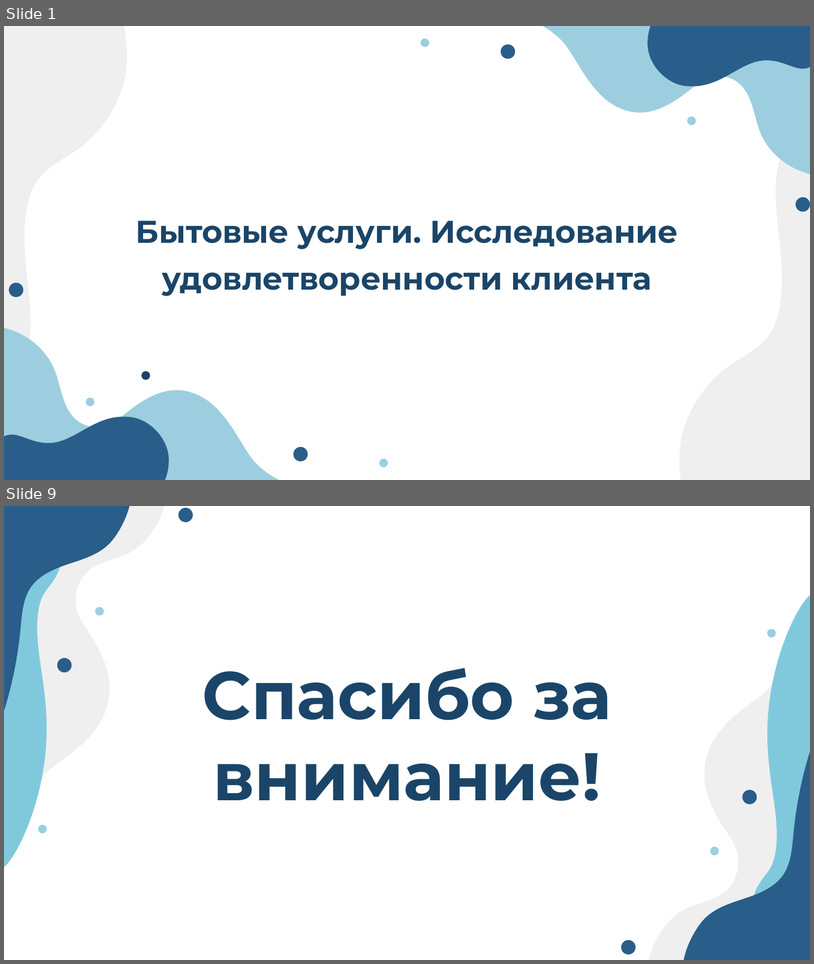
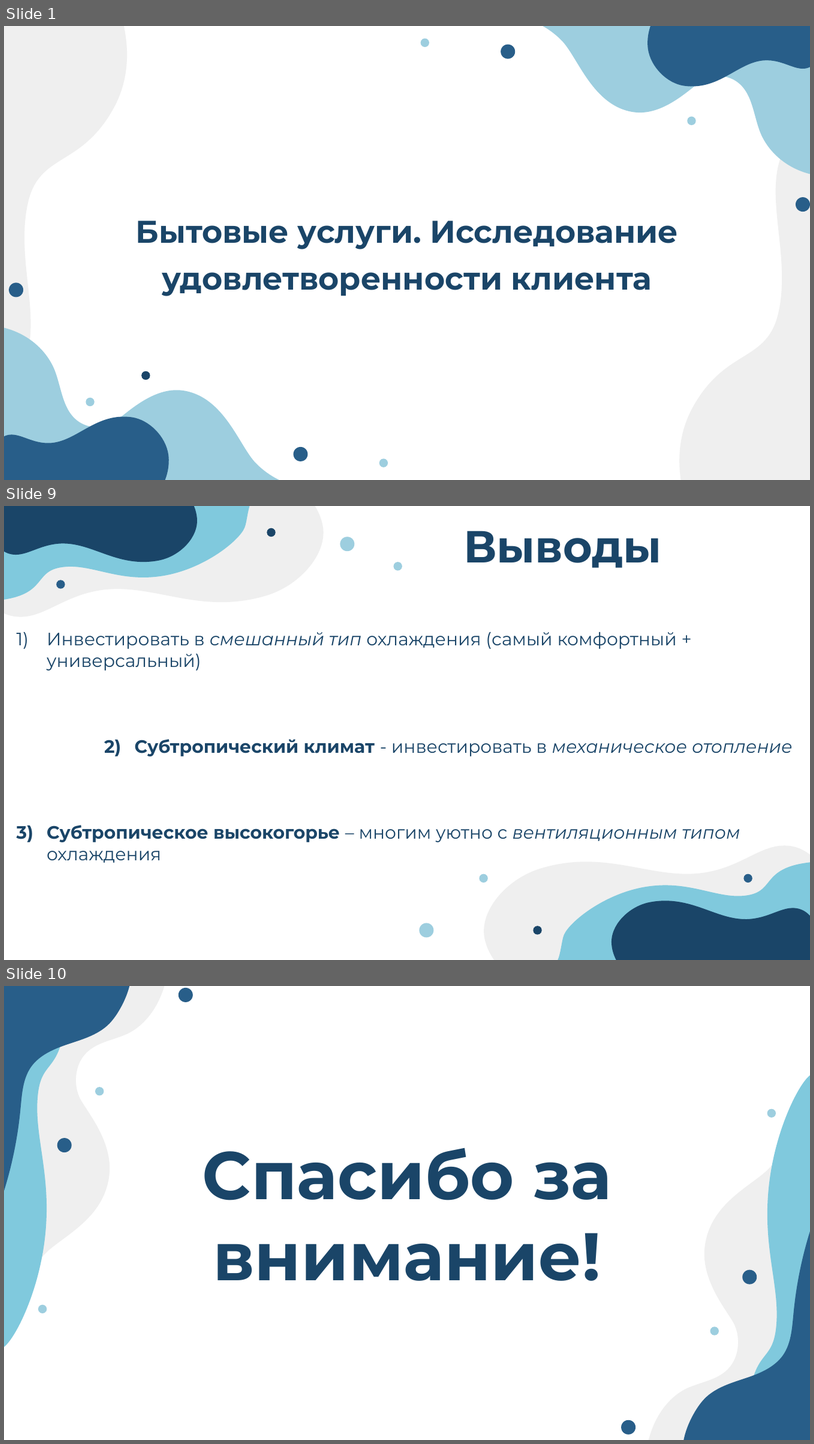
Before and after one commit to olegg366/SCHAD_household_services_09, a slide deck: Презентация.pptx. Shown one above the other, each under a label of ours: slides 1 and 9 before the commit, slides 1, 9 and 10 after it; the slides between them are not shown. The pictures are 814x964 and 814x1444 pixels, drawn with LibreOffice and Linux fonts; fonts in the diff are those of the drawing. Boxes give left, top, right and bottom in pixels: in the first picture for what was removed or moved away, otherwise in the second. Text is boxed around its words. In the diff, an @@ line names an element or a change of style, - is before the commit and + after.

```diff
--- a/Презентация.pptx
+++ b/Презентация.pptx
@@ slide 9 added at (4,506,810,960), background #FFFFFF @@
@@ freeform shape added at (4,506,332,634), fill #EFEFEF @@
@@ freeform shape added at (4,506,252,601), fill #80C9DD @@
@@ freeform shape added at (4,506,198,562), fill #1A4568 @@
@@ ellipse added at (267,528,276,537), fill #1A4568 @@
@@ ellipse added at (340,537,355,551), fill #9DCEDF @@
@@ text added at (464,531,662,568), 40 pt, text #1A4568, bold @@
+Выводы
@@ ellipse added at (393,562,402,571), fill #9DCEDF @@
@@ ellipse added at (56,580,65,589), fill #285E89 @@
@@ text added at (47,632,793,862), 16 pt, text #1A4568 @@
+1) Инвестировать в смешанный тип охлаждения (самый комфортный + универсальный)
+2) Субтропический климат - инвестировать в механическое отопление
+3) Субтропическое высокогорье – многим уютно с вентиляционным типом охлаждения
@@ freeform shape added at (476,827,810,960), fill #EFEFEF @@
@@ freeform shape added at (557,861,810,960), fill #80C9DD @@
@@ ellipse added at (480,874,489,883), fill #9DCEDF @@
@@ ellipse added at (744,874,753,883), fill #285E89 @@
@@ freeform shape added at (611,900,810,960), fill #1A4568 @@
@@ ellipse added at (419,923,434,937), fill #9DCEDF @@
@@ ellipse added at (533,925,542,934), fill #1A4568 @@
@@ what was slide 9 is now slide 10 @@
```
Also in this commit, not shown: 3 slides changed, 4 other slides added, 4 slides removed.
